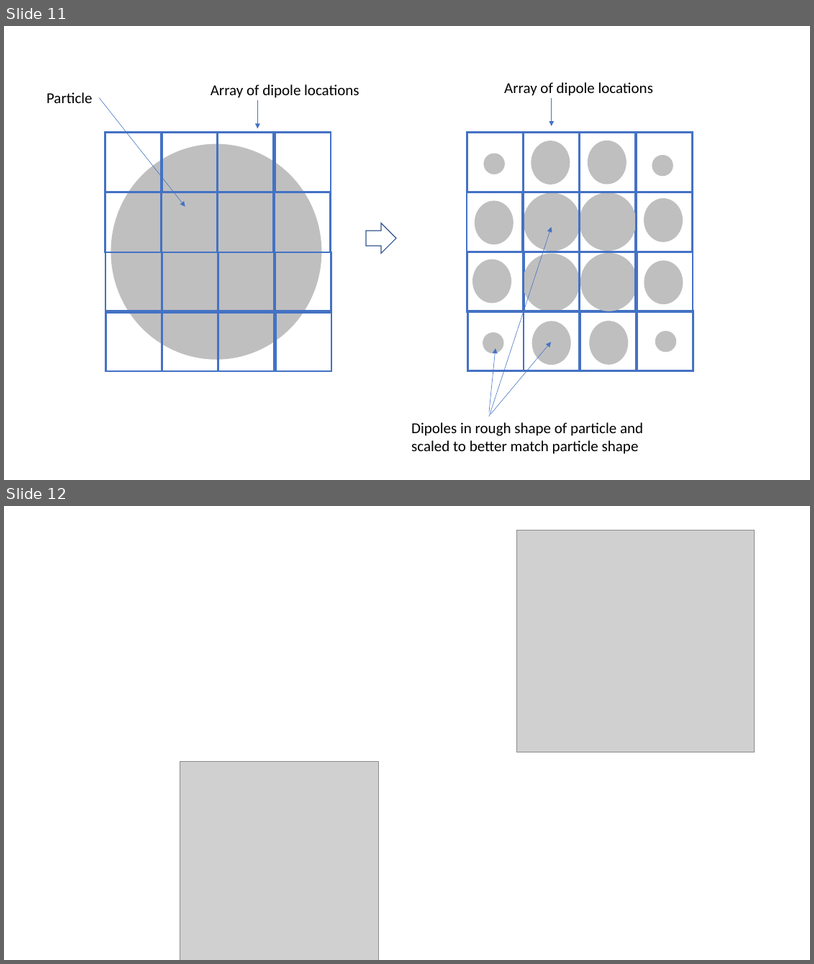
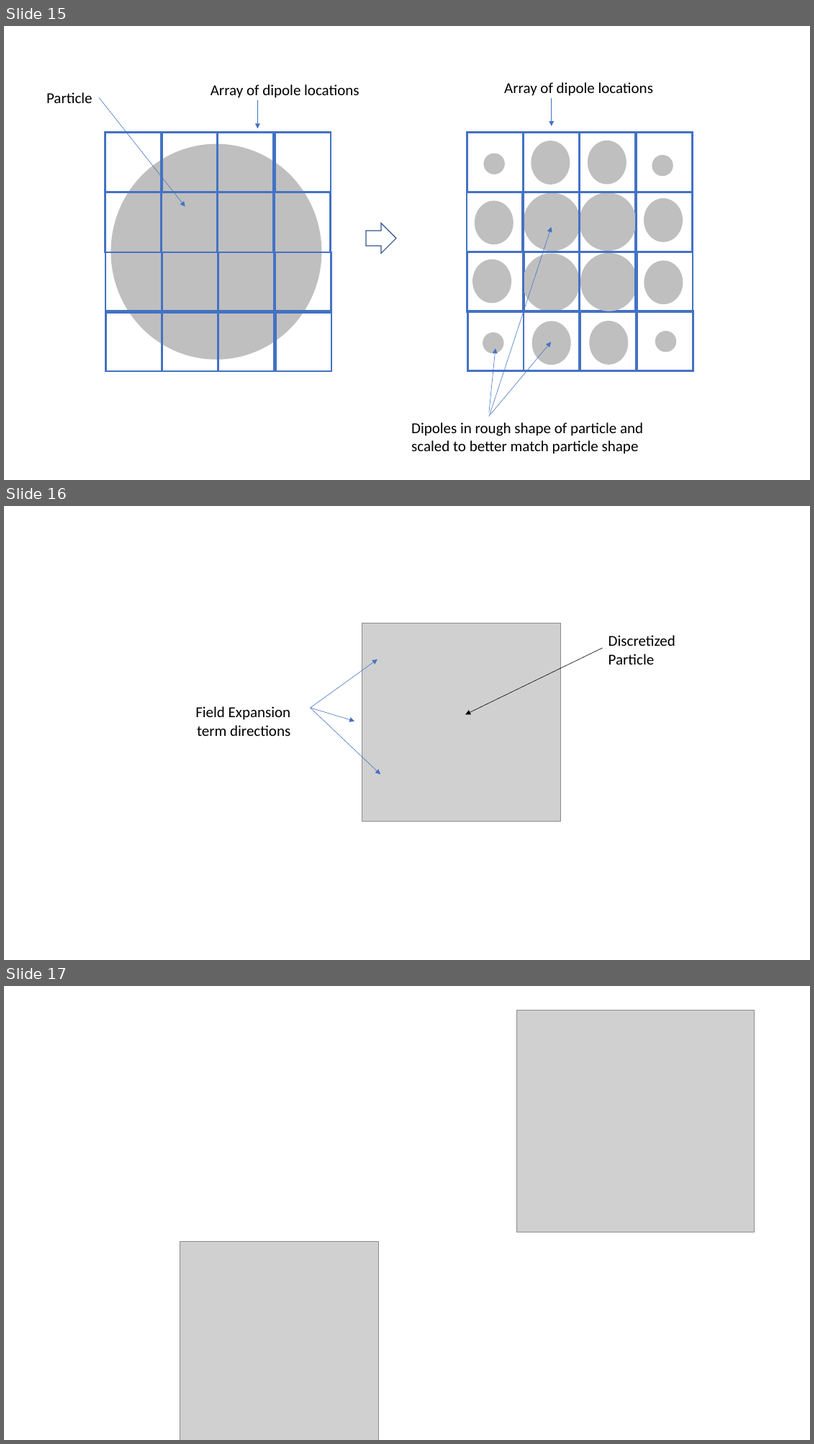
Before and after one commit to rtlines/VGF-Scattering-Code, a slide deck: Documentation/VGF_code_figures.pptx. Shown one above the other, each under a label of ours: slides 11 and 12 before the commit, slides 15, 16 and 17 after it. The pictures are 814x964 and 814x1444 pixels, drawn with LibreOffice and Linux fonts; fonts in the diff are those of the drawing; grey boxes stand for pictures. Boxes give left, top, right and bottom in pixels: in the first picture for what was removed or moved away, otherwise in the second. Text is boxed around its words. In the diff, an @@ line names an element or a change of style, - is before the commit and + after.

```diff
--- a/Documentation/VGF_code_figures.pptx
+++ b/Documentation/VGF_code_figures.pptx
@@ slide 16 added at (4,506,810,960), background #FFFFFF @@
@@ picture added at (362,623,561,821) @@
@@ text added at (609,635,676,664), 18 pt, text #000000 @@
+Discretized Particle
@@ arrow added from (603, 648) to (466, 714), #000000 0.5 pt @@
@@ arrow added from (311, 708) to (378, 659), #4472C4 0.5 pt @@
@@ text added at (196,706,291,736), 18 pt, text #000000 @@
+Field Expansion term directions
@@ arrow added from (311, 708) to (355, 721), #4472C4 0.5 pt @@
@@ arrow added from (311, 708) to (381, 774), #4472C4 0.5 pt @@
@@ what was slide 11 is now slide 15 @@
@@ what was slide 12 is now slide 17 @@
```
Also in this commit, not shown: 4 other slides added, 2 other files.
